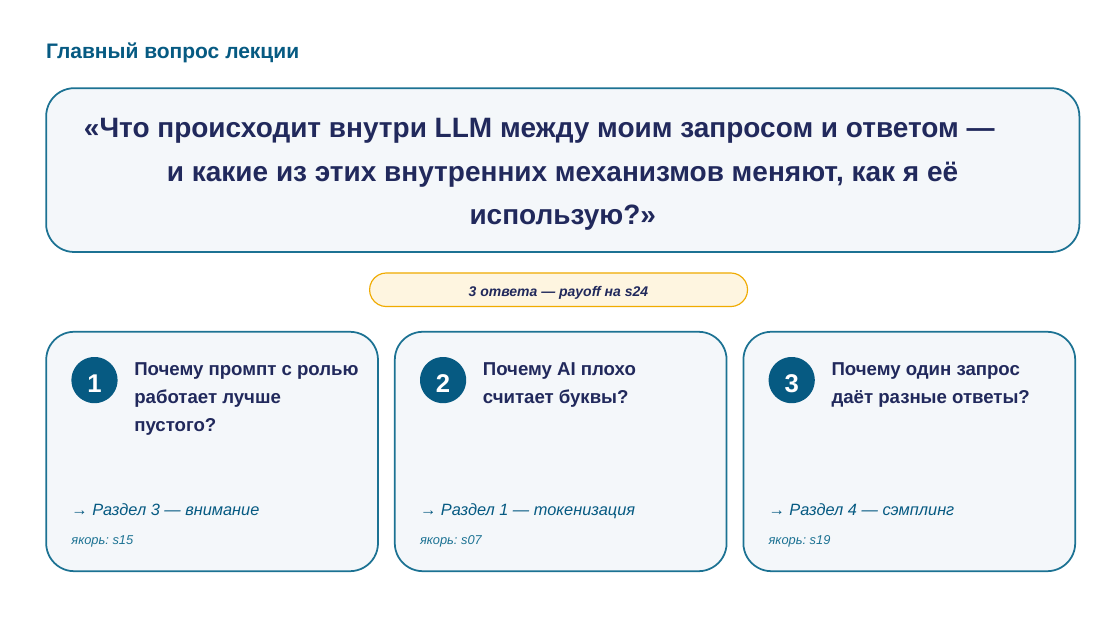
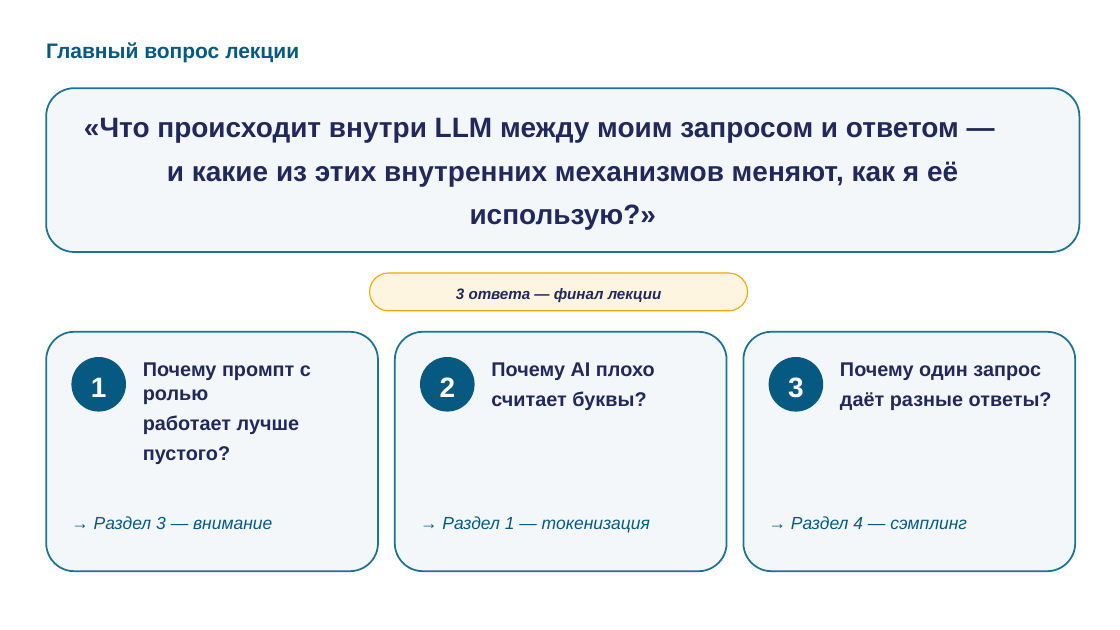
Before and after one commit to tellina-study/AI-usage-lessons, a slide deck: slide 4 of library/lectures/lec-02/rendered/lec-02.pptx. Drawn at 1120x630 pixels with LibreOffice and Linux fonts; fonts in the diff are those of the drawing. Boxes give left, top, right and bottom in pixels: in the first picture for what was removed or moved away, otherwise in the second. Text is boxed around its words. In the diff, an @@ line names an element or a change of style, - is before the commit and + after.

```diff
--- a/library/lectures/lec-02/rendered/lec-02.pptx
+++ b/library/lectures/lec-02/rendered/lec-02.pptx
@@ rounded rectangle: place and size @@
-rounded rectangle at (370,273,748,307)
+rounded rectangle at (370,273,748,311)
@@ text at (456,288,662,302): text changed; size 12 to 13 pt @@
-3 ответа — payoff на s24
+3 ответа — финал лекции
@@ rounded rectangle: place and size @@
-rounded rectangle at (71,357,118,403)
+rounded rectangle at (71,357,126,412)
@@ text "Почему промпт с ролью работает ...": place and size @@
-text "Почему промпт с ролью работает ..." at (134,362,358,435)
+text "Почему промпт с ролью работает ..." at (143,362,311,464)
@@ size 22 to 24 pt in 3 elements at (788,377,804,398), (91,377,107,397), (440,377,456,397) @@
@@ rounded rectangle: place and size @@
-rounded rectangle at (420,357,466,403)
+rounded rectangle at (420,357,475,412)
@@ text "Почему AI плохо считает буквы?": place and size @@
-text "Почему AI плохо считает буквы?" at (483,362,636,407)
+text "Почему AI плохо считает буквы?" at (491,362,655,410)
@@ rounded rectangle: place and size @@
-rounded rectangle at (769,357,815,403)
+rounded rectangle at (769,357,823,412)
@@ size 16 to 17 pt in 3 elements at (491,362,655,410), (143,362,311,464), (840,362,1052,410) @@
@@ text "Почему один запрос даёт разные ...": place and size @@
-text "Почему один запрос даёт разные ..." at (832,362,1030,407)
+text "Почему один запрос даёт разные ..." at (840,362,1052,410)
@@ text "→ Раздел 3 — внимание": place and size @@
-text "→ Раздел 3 — внимание" at (92,503,259,515)
+text "→ Раздел 3 — внимание" at (94,516,272,529)
@@ text "→ Раздел 1 — токенизация": place and size @@
-text "→ Раздел 1 — токенизация" at (441,503,635,519)
+text "→ Раздел 1 — токенизация" at (442,516,650,533)
@@ size 14 to 15 pt in 3 elements at (94,516,272,529), (442,516,650,533), (791,516,967,529) @@
@@ text "→ Раздел 4 — сэмплинг": place and size @@
-text "→ Раздел 4 — сэмплинг" at (789,503,955,515)
+text "→ Раздел 4 — сэмплинг" at (791,516,967,529)
@@ text removed at (71,535,134,547) @@
-якорь: s15
@@ text removed at (420,535,482,547) @@
-якорь: s07
@@ text removed at (769,535,831,547) @@
-якорь: s19
```
Also in this commit, not shown: 16 other slides changed, 9 other files.
